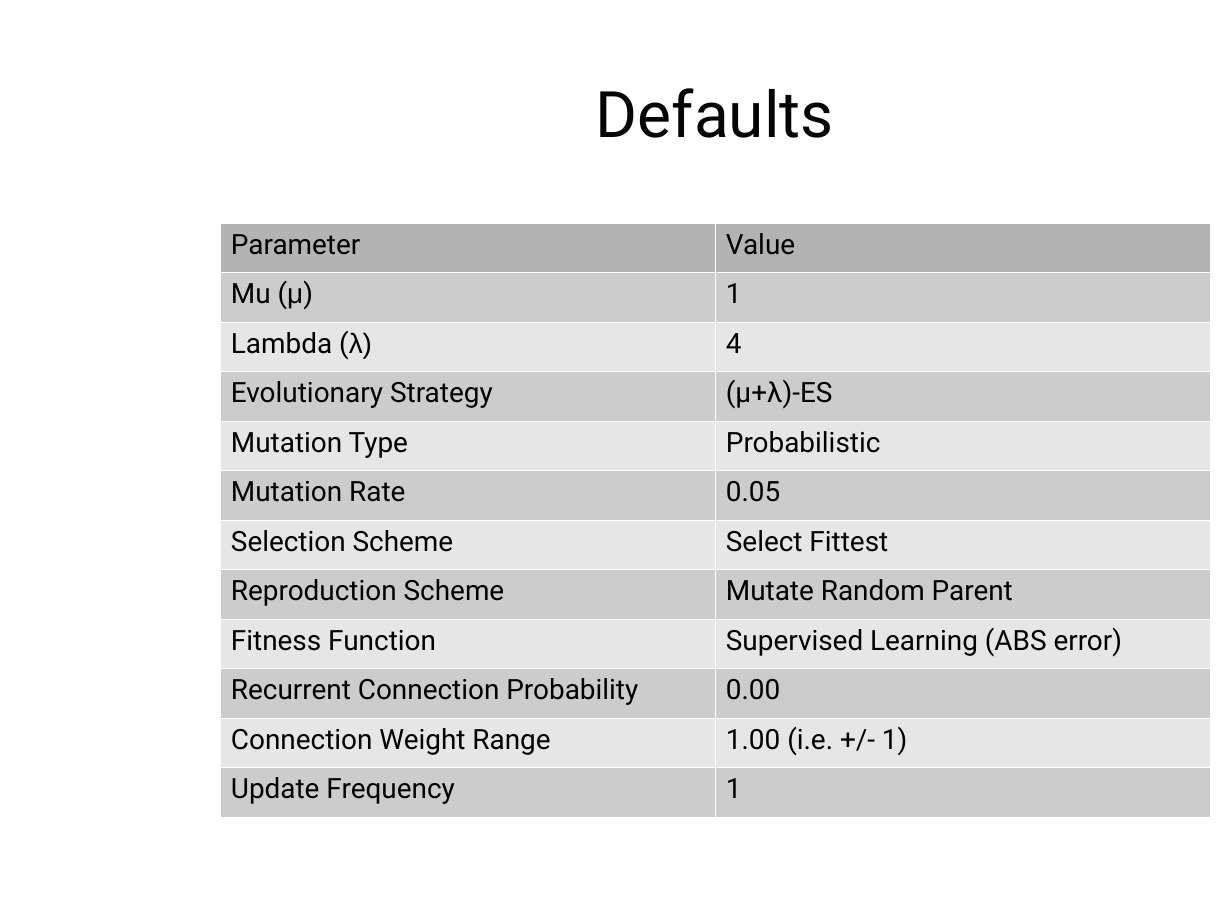
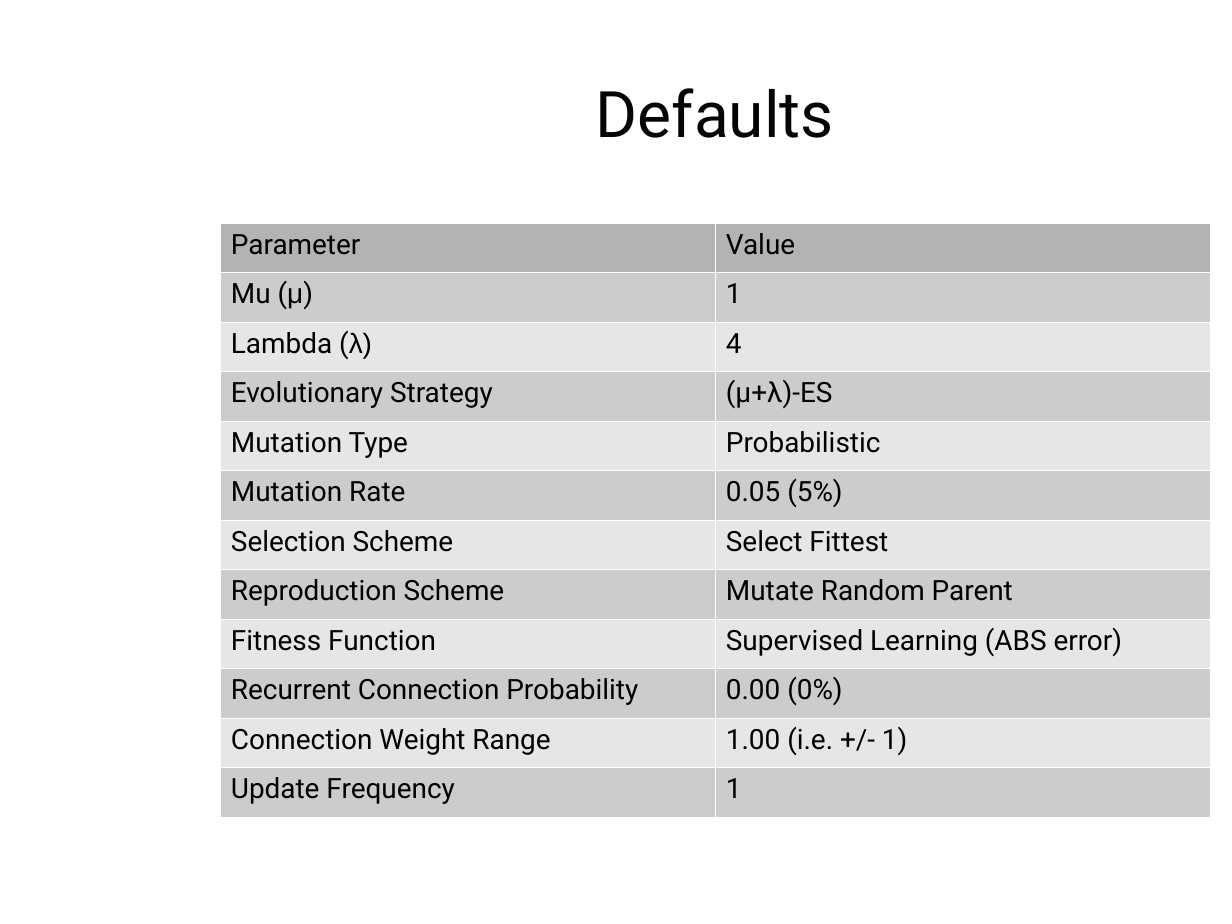
Before and after one commit to AndrewJamesTurner/CGP-Library, a slide deck: slide 7 of presentation/introduction.odp. Drawn at 1232x924 pixels with LibreOffice and Linux fonts; fonts in the diff are those of the drawing; background and template pictures are left out. Boxes give left, top, right and bottom in pixels: in the first picture for what was removed or moved away, otherwise in the second. Text is boxed around its words. In the diff, an @@ line names an element or a change of style, - is before the commit and + after.

```diff
--- a/presentation/introduction.odp
+++ b/presentation/introduction.odp
@@ table at [220, 222, 1211, 808] @@
-row 6, column 2: 0.05
+row 6, column 2: 0.05 (5%)
-row 10, column 2: 0.00
+row 10, column 2: 0.00 (0%)
```
Also in this commit, not shown: 5 other slides changed, 25 other files.
